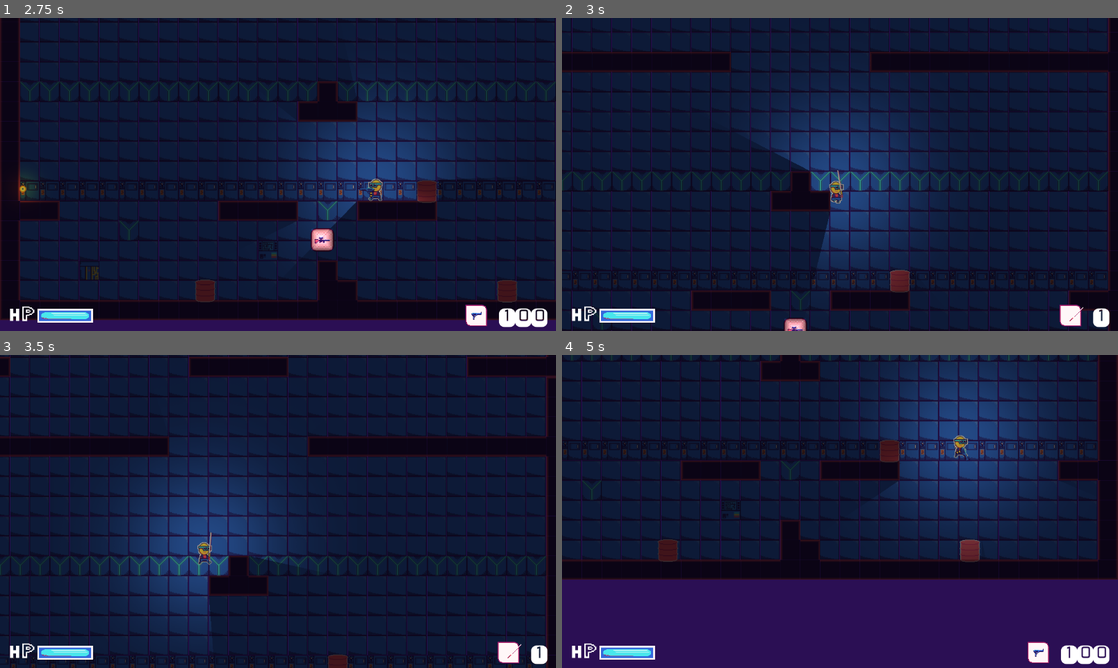
Above: before the commit, frames 1-4 (two rows, left to right).
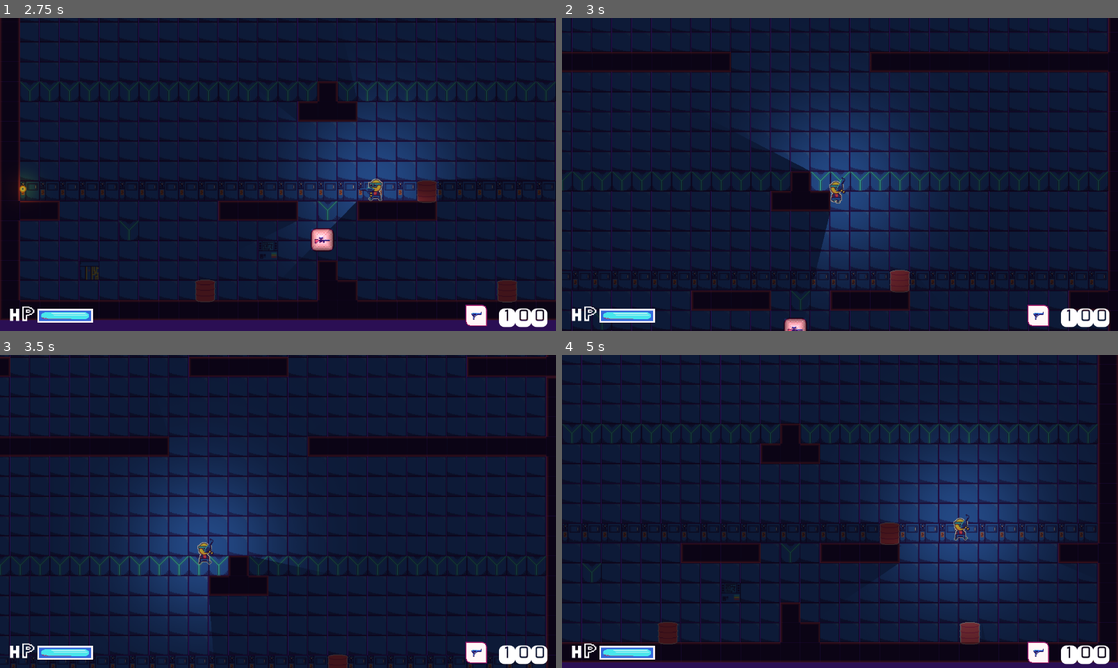
Above: after the commit, the same moments.

Repository: Sjbrimley26/Heli-Climber
Game: Godot game, scene res://menus/MainMenu.tscn
The game is run twice, just before and just after one commit, with the same random seed, the same clock (stepped at 60 frames per second) and the same inputs. Sound files missing from this copy of the repository are replaced by a short silence.
Inputs (mouse positions are in pixels of both pictures, inside the frame that each line leads up to):
- Up to frame 1 (2.75 s): click "New Game" at 0.5 s; tap Enter at 1.25 s; move the mouse to (400, 158) at 1.27 s; hold Up (up) 1.28-2.03 s; hold Right (right) from 1.28 s (still down); move the mouse to (166, 190) at 2.02 s; click (166, 190) at 2.1 s; tap Up (up) at 2.27, 2.3, 2.57 s
- Up to frame 2 (3 s): move the mouse to (895, 105) at 2.77 s; release Right (right) at 2.78 s; hold Left (left) from 2.78 s (still down); hold Up (up) from 2.78 s (still down); tap E (weapon_next) at 2.85 s
- Up to frame 3 (3.5 s): keep holding Left (left); keep holding Up (up)
- Up to frame 4 (5 s): move the mouse to (812, 574) at 3.52 s; release Left (left) at 3.53 s; release Up (up) at 3.53 s; hold Right (right) from 3.53 s (still down); tap Q (weapon_prev) at 3.6 s; tap Up (up) at 3.77, 3.8, 4.07 s; move the mouse to (1006, 558) at 4.27 s; hold Up (up) from 4.28 s (still down)

Frame 1 is identical in both runs. In frame 2, 0.6% of the frame differs, in the area x 49-98%, y 48-99%; in frame 3, 0.6%; in frame 4, 49%, in the area x 0-100%, y 0-99%.
Error after the commit: Invalid get index 'Null' (on base: 'Dictionary'). (res://characters/Player.gd:139)

Commit message:
Working on refactoring Enemy logic

Diff:
--- a/Global.gd
+++ b/Global.gd
@@ -1,6 +1,6 @@
 extends Node
 
-enum {PISTOL, RIFLE, LAUNCHER, BOLT_LAUNCHER, BAT, SWORD, SAW}
+enum {SWORD, PISTOL, RIFLE, LAUNCHER, BOLT_LAUNCHER, BAT, SAW}
 
 var floor_shader = preload("res://shaders/floor_shadermaterial.tres")
 
@@ -35,11 +35,11 @@
 }
 
 var ammo = {
+	SWORD: 1,
 	PISTOL: 100,
 	RIFLE: 0,
 	LAUNCHER: 0,
 	BOLT_LAUNCHER: 0,
 	BAT: 0,
-	SWORD: 1,
 	SAW: 0
 }
--- a/characters/Player.gd
+++ b/characters/Player.gd
@@ -14,14 +14,14 @@
 
 var health = 200.0
 
-enum {PISTOL, RIFLE, LAUNCHER, BOLT_LAUNCHER, BAT, SWORD, SAW}
+enum {SWORD, PISTOL, RIFLE, LAUNCHER, BOLT_LAUNCHER, BAT, SAW}
 var fireRates = [
+	3,
 	3,
 	0.8,
 	8,
 	8,
 	4.5,
-	3,
 	0.5
 ]
 var prevEquipped
--- a/characters/enemies/Enemy.gd
+++ b/characters/enemies/Enemy.gd
@@ -8,6 +8,14 @@
 
 var target
 var rng = RandomNumberGenerator.new()
+var velocity = Vector2()
+
+enum {STATE_IDLE, STATE_CHASING, STATE_ATTACKING}
+
+var current_state = STATE_IDLE
+
+var affected_by_gravity = false
+const GRAVITY = 30
 
 signal hp_changed(x)
 
@@ -68,3 +76,13 @@
 
 func on_animation_end(_name):
 	pass
+
+func _physics_process(_delta):
+	match current_state:
+		STATE_IDLE:
+			# currently just sits until a target approaches
+			if target != null:
+				current_state = STATE_CHASING
+			if affected_by_gravity:
+				velocity.y = velocity.y + GRAVITY # fall
+				velocity = move_and_slide(velocity, Vector2.UP)
--- /dev/null
+++ b/characters/enemies/Flyer.gd
@@ -0,0 +1,90 @@
+extends "res://characters/enemies/Enemy.gd"
+
+# requires a NeighborArea = a 2d with its mask set to enemies
+
+export var FIRE_RATE = 7
+export var FIRE_RANGE = 300
+export var SIGHT_RANGE = 100
+export var MAX_AVOID_FORCE = 6
+export var SEP_FORCE = 6
+
+var reloading = 0
+
+func _physics_process(_delta):
+	if reloading > 0:
+		reloading -= 0.1
+
+	match current_state:
+		STATE_CHASING:
+			var curr_x_speed = velocity.x
+			var curr_y_speed = velocity.y
+			var target_x_speed = curr_x_speed
+			var target_y_speed = curr_y_speed
+			var target_distance = target.global_position.distance_to(self.global_position)
+
+			# check for line of sight
+			var space_state = get_world_2d().direct_space_state
+			var raycast = space_state.intersect_ray(global_position, target.global_position, [self])
+			var hasLOS = raycast.has("collider") and raycast["collider"] == target
+
+			# chase logic
+			if target_distance > FIRE_RANGE or not hasLOS:
+				if target.global_position.x < self.global_position.x:
+					if curr_x_speed > -MAX_SPEED:
+						target_x_speed -= ACCELERATION
+				if target.global_position.x > self.global_position.x:
+					if curr_x_speed < MAX_SPEED:
+						target_x_speed += ACCELERATION
+
+				if target.global_position.y - 20 < self.global_position.y:
+					if curr_y_speed > -MAX_SPEED:
+						target_y_speed -= ACCELERATION
+				if target.global_position.y - 20 > self.global_position.y:
+					if curr_y_speed < MAX_SPEED:
+						target_y_speed += ACCELERATION
+
+			var target_speed = Vector2(target_x_speed, target_y_speed)
+
+			# collision avoidance
+			if raycast.has("collider") and raycast["collider"] != target:
+				var ahead = global_position + target_speed.normalized() * SIGHT_RANGE
+				var avoidance = ahead - raycast["collider"].global_position
+				avoidance = avoidance.normalized() * MAX_AVOID_FORCE
+				target_speed = target_speed + avoidance
+
+			# stop when in range
+			if target_distance <= FIRE_RANGE and hasLOS:
+				var target_location = global_position + target_speed
+
+				var next_dist = target_location.distance_to(target.global_position)
+				if next_dist >= FIRE_RANGE:
+					target_speed = Vector2(0,0) # this causes a complete stop
+					#target_speed.x *= 0.8
+					#target_speed.y *= 0.8
+					#if target_speed.length() <= 0.02:
+						#target_speed = Vector2(0, 0)
+					# this should cause a gradual slowdown
+
+			# separation
+			var neighbor_count = 0
+			var sep_speed = target_speed
+			for neighbor in $NeighborArea.get_overlapping_bodies():
+				neighbor_count += 1
+				sep_speed.x += (neighbor.global_position.x - global_position.x)
+				sep_speed.y += (neighbor.global_position.y - global_position.y)
+
+			if neighbor_count != 0:
+				sep_speed.x /= neighbor_count
+				sep_speed.y /= neighbor_count
+
+			sep_speed.x *= -1
+			sep_speed.y *= -1
+			sep_speed = sep_speed.normalized() * SEP_FORCE
+			target_speed += sep_speed
+
+			# movement
+			velocity = move_and_slide(target_speed, Vector2.UP)
+
+			# check if shooting is a good idea
+			if reloading <= 0 and target_distance <= FIRE_RANGE and hasLOS:
+				current_state = STATE_ATTACKING
--- a/characters/enemies/Heli_Drone.gd
+++ b/characters/enemies/Heli_Drone.gd
@@ -1,21 +1,7 @@
-extends "res://characters/enemies/Enemy.gd"
-
-const FIRE_RATE = 4
-const FIRE_RANGE = 300
-# https://gamedevelopment.tutsplus.com/tutorials/understanding-steering-behaviors-collision-avoidance--gamedev-7777
-const SIGHT_RANGE = 100
-const MAX_AVOID_FORCE = 6
-const SEP_FORCE = 6
-
-enum {STATE_IDLE, STATE_CHASING, STATE_ATTACKING}
+extends "res://characters/enemies/Flyer.gd"
 
 var Bullet = preload("res://characters/enemies/projectiles/Heli_Bullet.tscn")
 var sound = preload("res://sounds/heli_drone_blast.wav")
-
-var velocity = Vector2()
-var current_state = STATE_IDLE
-var reloading = 0
-
 
 func _init():
 	ACCELERATION = 7
@@ -31,85 +17,6 @@
 		$head/arm_r.rotation = spot.angle() - 90
 
 	match current_state:
-		STATE_IDLE:
-			# currently just sits until a target approaches
-			if target != null:
-				current_state = STATE_CHASING
-
-		STATE_CHASING:
-			var curr_x_speed = velocity.x
-			var curr_y_speed = velocity.y
-			var target_x_speed = curr_x_speed
-			var target_y_speed = curr_y_speed
-			var target_distance = target.global_position.distance_to(self.global_position)
-
-			# check for line of sight
-			var space_state = get_world_2d().direct_space_state
-			var raycast = space_state.intersect_ray(global_position, target.global_position, [self])
-			var hasLOS = raycast.has("collider") and raycast["collider"] == target
-
-			# chase logic
-			if target_distance > FIRE_RANGE or not hasLOS:
-				if target.global_position.x < self.global_position.x:
-					if curr_x_speed > -MAX_SPEED:
-						target_x_speed -= ACCELERATION
-				if target.global_position.x > self.global_position.x:
-					if curr_x_speed < MAX_SPEED:
-						target_x_speed += ACCELERATION
-
-				if target.global_position.y - 20 < self.global_position.y:
-					if curr_y_speed > -MAX_SPEED:
-						target_y_speed -= ACCELERATION
-				if target.global_position.y - 20 > self.global_position.y:
-					if curr_y_speed < MAX_SPEED:
-						target_y_speed += ACCELERATION
-
-			var target_speed = Vector2(target_x_speed, target_y_speed)
-
-			# collision avoidance
-			if raycast.has("collider") and raycast["collider"] != target:
-				var ahead = global_position + target_speed.normalized() * SIGHT_RANGE
-				var avoidance = ahead - raycast["collider"].global_position
-				avoidance = avoidance.normalized() * MAX_AVOID_FORCE
-				target_speed = target_speed + avoidance
-
-			# stop when in range
-			if target_distance <= FIRE_RANGE and hasLOS:
-				var target_location = global_position + target_speed
-
-				var next_dist = target_location.distance_to(target.global_position)
-				if next_dist >= FIRE_RANGE:
-					target_speed = Vector2(0,0) # this causes a complete stop
-					#target_speed.x *= 0.8
-					#target_speed.y *= 0.8
-					#if target_speed.length() <= 0.02:
-						#target_speed = Vector2(0, 0)
-					# this should cause a gradual slowdown
-
-			# separation
-			var neighbor_count = 0
-			var sep_speed = target_speed
-			for neighbor in $NeighborArea.get_overlapping_bodies():
-				neighbor_count += 1
-				sep_speed.x += (neighbor.global_position.x - global_position.x)
-				sep_speed.y += (neighbor.global_position.y - global_position.y)
-
-			if neighbor_count != 0:
-				sep_speed.x /= neighbor_count
-				sep_speed.y /= neighbor_count
-
-			sep_speed.x *= -1
-			sep_speed.y *= -1
-			sep_speed = sep_speed.normalized() * SEP_FORCE
-			target_speed += sep_speed
-
-			# movement
-			velocity = move_and_slide(target_speed, Vector2.UP)
-
-			# check if shooting is a good idea
-			if reloading <= 0 and target_distance <= FIRE_RANGE and hasLOS:
-				current_state = STATE_ATTACKING
-
 		STATE_ATTACKING:
 			# dual blasters
 			var bullet_l = Bullet.instance()
--- a/characters/enemies/Runner.gd
+++ b/characters/enemies/Runner.gd
@@ -2,14 +2,8 @@
 
 var Bullet = preload("res://guns/projectiles/Bullet.gd")
 
-const GRAVITY = 30
 const JUMP = -900
 const BITE_DAMAGE = 10
-
-enum {STATE_IDLE, STATE_CHASING, STATE_ATTACKING}
-
-var current_state = STATE_IDLE
-var velocity = Vector2()
 
 func is_between (toTest, min_val, max_val):
 	if toTest >= min_val and toTest <= max_val:
@@ -21,6 +15,7 @@
 	ACCELERATION = 10
 	MAX_HEALTH = 30.0
 	set_meta("enemy", "runner")
+	affected_by_gravity = true
 
 var _is_biting = false
 
@@ -64,12 +59,6 @@
 
 func _physics_process(_delta):
 	match current_state:
-		STATE_IDLE:
-			# currently just sits until a target approaches
-			if target != null:
-				current_state = STATE_CHASING
-			velocity.y = velocity.y + GRAVITY # fall
-			velocity = move_and_slide(velocity, Vector2.UP)
 
 		STATE_CHASING:
 			var curr_speed = velocity.x
--- a/levels/Floor_Tilemap.tres
+++ b/levels/Floor_Tilemap.tres
@@ -2,7 +2,6 @@
 
 [ext_resource path="res://img/tiles/Neon Tiles.png" type="Texture" id=1]
 [ext_resource path="res://shaders/floor_shadermaterial.tres" type="Material" id=2]
-
 
 [sub_resource type="OccluderPolygon2D" id=1]
 polygon = PoolVector2Array( 32, 32, 0, 32, 0, 1, 32, 1 )
Not shown: 5 places in levels/Background_Tilemap.tres that only renumber resources
